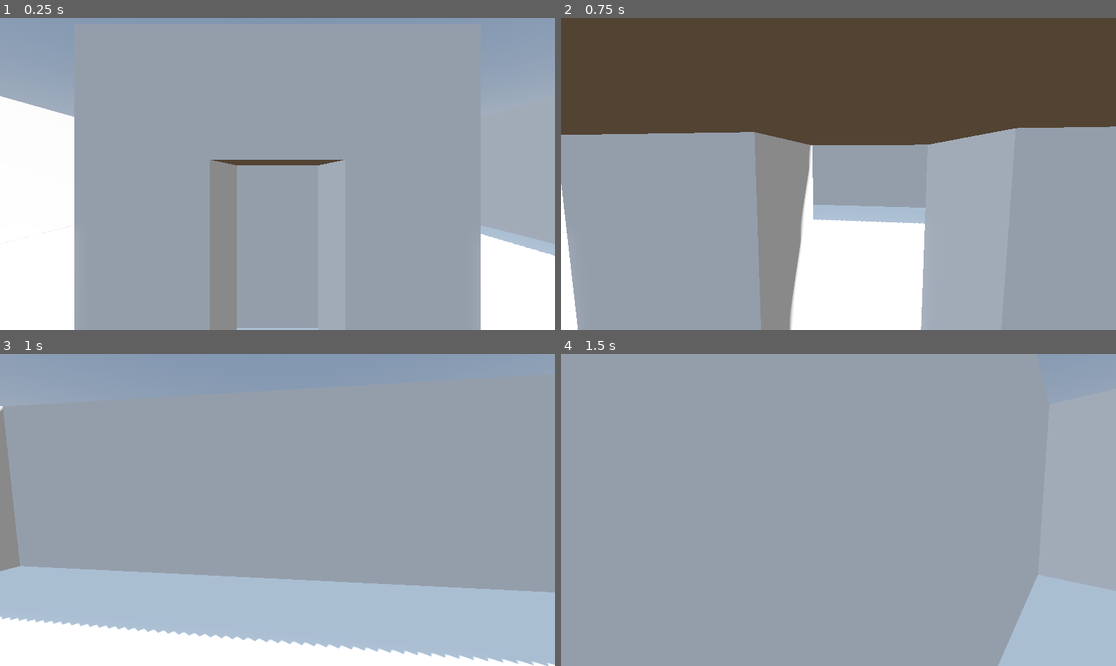
Above: before the commit, frames 1-4 (two rows, left to right).
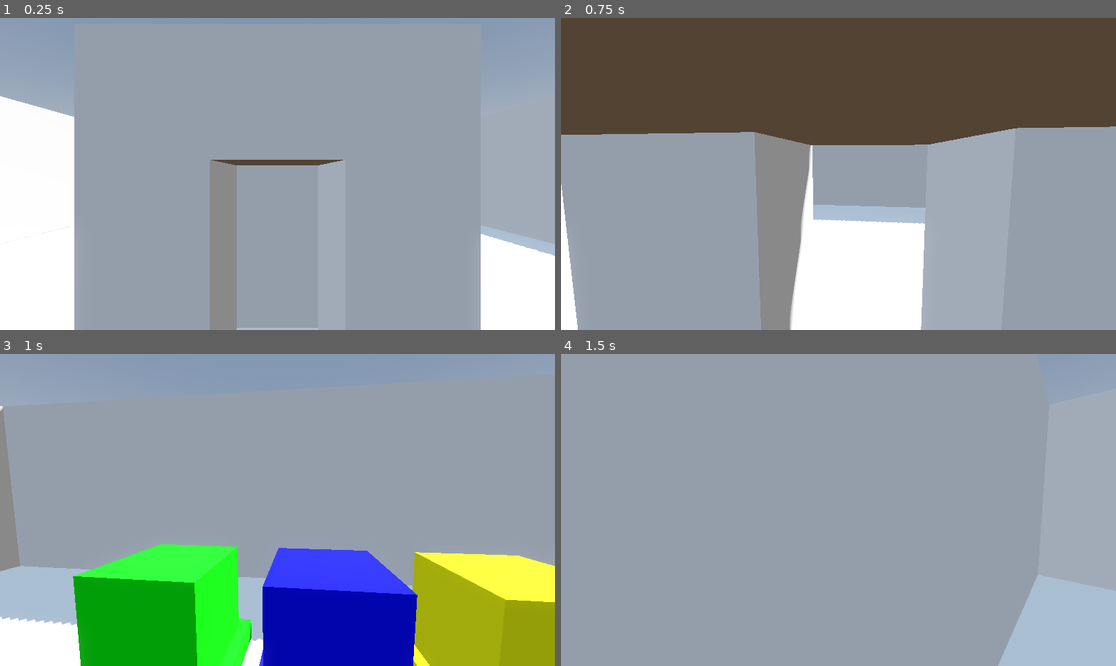
Above: after the commit, the same moments.

Repository: GriffinQ518/ProjectHouse
Game: Godot game, scene res://PrototypeScene/prototype.tscn
The game is run twice, just before and just after one commit, with the same random seed, the same clock (stepped at 60 frames per second) and the same inputs. The project has no main scene, so this scene is started directly.
Inputs (mouse positions are in pixels of both pictures, inside the frame that each line leads up to):
- Up to frame 1 (0.25 s): no input
- Up to frame 2 (0.75 s): tap Enter at 0.5 s; move the mouse to (832, 180) at 0.52 s; hold W (move_forward) from 0.53 s (still down); hold Shift (run_toggle) from 0.53 s (still down)
- Up to frame 3 (1 s): keep holding W (move_forward); keep holding Shift (run_toggle)
- Up to frame 4 (1.5 s): keep holding W (move_forward); move the mouse to (877, 513) at 1.27 s; release Shift (run_toggle) at 1.28 s; tap Shift (run_toggle) at 1.35 s

Frames 1-2 are identical in both runs. In frame 3, 29% of the frame differs, in the area x 13-100%, y 61-100%; in frame 4, nothing differs.

Commit message:
Added pedestals to prototype scene

Diff:
--- a/PrototypeScene/maskhide.tres
+++ b/PrototypeScene/maskhide.tres
@@ -4,8 +4,6 @@
 resource_local_to_scene = true
 render_priority = 1
 transparency = 1
-albedo_color = Color(1, 0, 0, 1)
 stencil_mode = 3
 stencil_flags = 1
 stencil_compare = 2
-stencil_reference = 2
--- /dev/null
+++ b/PrototypeScene/pedestal_maskable.tscn
@@ -0,0 +1,20 @@
+[gd_scene format=3 uid="uid://cpcb36g1stwd"]
+
+[ext_resource type="Material" uid="uid://dfpn8rf4va4kc" path="res://PrototypeScene/maskhide.tres" id="1_8f2nj"]
+
+[sub_resource type="BoxMesh" id="BoxMesh_4jwe4"]
+
+[sub_resource type="BoxMesh" id="BoxMesh_uydqf"]
+
+[node name="PedestalMaskable" type="Node3D" unique_id=9441206]
+
+[node name="PedestalMesh" type="MeshInstance3D" parent="." unique_id=358200012]
+transform = Transform3D(1.25, 0, 0, 0, 0.25, 0, 0, 0, 1.25, 0, 0, 0)
+material_override = ExtResource("1_8f2nj")
+mesh = SubResource("BoxMesh_4jwe4")
+
+[node name="HologramMesh" type="MeshInstance3D" parent="." unique_id=157006505]
+transform = Transform3D(1, 0, 0, 0, 1, 0, 0, 0, 1, 0, 0.625, 0)
+material_override = ExtResource("1_8f2nj")
+transparency = 0.75
+mesh = SubResource("BoxMesh_uydqf")
--- /dev/null
+++ b/PrototypeScene/pedestal_static.tscn
@@ -0,0 +1,29 @@
+[gd_scene format=3 uid="uid://ct58c8wac0qc5"]
+
+[ext_resource type="Material" uid="uid://7l010hnolqtf" path="res://PrototypeScene/static.tres" id="1_bs3ok"]
+
+[sub_resource type="BoxMesh" id="BoxMesh_4jwe4"]
+
+[sub_resource type="BoxMesh" id="BoxMesh_uydqf"]
+
+[sub_resource type="BoxShape3D" id="BoxShape3D_5gvvo"]
+size = Vector3(1.2520142, 0.2520752, 1.251831)
+
+[node name="PedestalStatic" type="StaticBody3D" unique_id=2143746165]
+
+[node name="PedestalMesh" type="MeshInstance3D" parent="." unique_id=358200012]
+transform = Transform3D(1.25, 0, 0, 0, 0.25, 0, 0, 0, 1.25, 0, 0, 0)
+material_override = ExtResource("1_bs3ok")
+cast_shadow = 0
+mesh = SubResource("BoxMesh_4jwe4")
+
+[node name="HologramMesh" type="MeshInstance3D" parent="." unique_id=157006505]
+transform = Transform3D(1, 0, 0, 0, 1, 0, 0, 0, 1, 0, 0.625, 0)
+material_override = ExtResource("1_bs3ok")
+transparency = 0.75
+cast_shadow = 0
+mesh = SubResource("BoxMesh_uydqf")
+
+[node name="PedestalCollision" type="CollisionShape3D" parent="." unique_id=324082538]
+transform = Transform3D(1, 0, 0, 0, 1, 0, 0, 0, 1, 0.0005187988, 0.0017700195, -0.0004272461)
+shape = SubResource("BoxShape3D_5gvvo")
--- a/PrototypeScene/prototype.tscn
+++ b/PrototypeScene/prototype.tscn
@@ -5,6 +5,8 @@
 [ext_resource type="PackedScene" uid="uid://bno2uiyne4jrk" path="res://PrototypeScene/wall_maskable.tscn" id="3_6pnu6"]
 [ext_resource type="PackedScene" uid="uid://bj7g5f8flx8ef" path="res://PrototypeScene/window.tscn" id="4_my86y"]
 [ext_resource type="PackedScene" uid="uid://bnp7r0uf3bqxa" path="res://PrototypeScene/portal.tscn" id="5_my86y"]
+[ext_resource type="PackedScene" uid="uid://cpcb36g1stwd" path="res://PrototypeScene/pedestal_maskable.tscn" id="6_6xwcm"]
+[ext_resource type="PackedScene" uid="uid://ct58c8wac0qc5" path="res://PrototypeScene/pedestal_static.tscn" id="7_sgqbn"]
 
 [sub_resource type="ProceduralSkyMaterial" id="ProceduralSkyMaterial_pu3xe"]
 sky_horizon_color = Color(0.66224277, 0.6717428, 0.6867428, 1)
@@ -37,12 +39,21 @@
 stencil_flags = 1
 stencil_compare = 2
 
-[sub_resource type="StandardMaterial3D" id="StandardMaterial3D_sgqbn"]
+[sub_resource type="StandardMaterial3D" id="StandardMaterial3D_3muws"]
 resource_local_to_scene = true
 stencil_mode = 3
 stencil_flags = 2
 
-[sub_resource type="StandardMaterial3D" id="StandardMaterial3D_liekf"]
+[sub_resource type="StandardMaterial3D" id="StandardMaterial3D_we7ur"]
+resource_local_to_scene = true
+render_priority = 1
+transparency = 1
+albedo_color = Color(0, 0, 1, 1)
+stencil_mode = 3
+stencil_flags = 1
+stencil_compare = 2
+
+[sub_resource type="StandardMaterial3D" id="StandardMaterial3D_ahcpk"]
 resource_local_to_scene = true
 render_priority = 1
 transparency = 1
@@ -50,9 +61,27 @@
 stencil_mode = 3
 stencil_flags = 1
 stencil_compare = 2
+
+[sub_resource type="StandardMaterial3D" id="StandardMaterial3D_wyq0u"]
+resource_local_to_scene = true
+render_priority = 1
+transparency = 1
+albedo_color = Color(1, 1, 0, 1)
+stencil_mode = 3
+stencil_flags = 1
+stencil_compare = 2
+
+[sub_resource type="StandardMaterial3D" id="StandardMaterial3D_qg364"]
+resource_local_to_scene = true
+render_priority = 1
+transparency = 1
+albedo_color = Color(0, 1, 0, 1)
+stencil_mode = 3
+stencil_flags = 1
+stencil_compare = 2
 stencil_reference = 2
 
-[sub_resource type="StandardMaterial3D" id="StandardMaterial3D_3muws"]
+[sub_resource type="StandardMaterial3D" id="StandardMaterial3D_gxhhn"]
 resource_local_to_scene = true
 render_priority = 1
 transparency = 1
@@ -114,48 +143,63 @@
 stencil_compare = 2
 stencil_reference = 4
 
-[sub_resource type="StandardMaterial3D" id="StandardMaterial3D_q33km"]
+[sub_resource type="StandardMaterial3D" id="StandardMaterial3D_cya7v"]
 resource_local_to_scene = true
 stencil_mode = 3
 stencil_flags = 2
 stencil_reference = 4
 
-[sub_resource type="StandardMaterial3D" id="StandardMaterial3D_perbo"]
+[sub_resource type="StandardMaterial3D" id="StandardMaterial3D_x8m73"]
 resource_local_to_scene = true
 albedo_color = Color(1, 0, 0, 1)
 ao_enabled = true
 
-[sub_resource type="StandardMaterial3D" id="StandardMaterial3D_hmuag"]
+[sub_resource type="StandardMaterial3D" id="StandardMaterial3D_3ak1f"]
 resource_local_to_scene = true
 albedo_color = Color(1, 0, 0, 1)
 ao_enabled = true
 
-[sub_resource type="StandardMaterial3D" id="StandardMaterial3D_6h55j"]
+[sub_resource type="StandardMaterial3D" id="StandardMaterial3D_5p8u2"]
+resource_local_to_scene = true
+albedo_color = Color(0, 0, 1, 1)
+ao_enabled = true
+
+[sub_resource type="StandardMaterial3D" id="StandardMaterial3D_ccrll"]
 resource_local_to_scene = true
 albedo_color = Color(0, 1, 0, 1)
 ao_enabled = true
 
-[sub_resource type="StandardMaterial3D" id="StandardMaterial3D_nrt17"]
+[sub_resource type="StandardMaterial3D" id="StandardMaterial3D_vy7in"]
+resource_local_to_scene = true
+albedo_color = Color(1, 1, 0, 1)
+ao_enabled = true
+
+[sub_resource type="StandardMaterial3D" id="StandardMaterial3D_hvxp4"]
 resource_local_to_scene = true
 albedo_color = Color(0, 1, 0, 1)
 ao_enabled = true
 
-[sub_resource type="StandardMaterial3D" id="StandardMaterial3D_cya7v"]
+[sub_resource type="StandardMaterial3D" id="StandardMaterial3D_st8or"]
+resource_local_to_scene = true
+albedo_color = Color(0, 1, 0, 1)
+ao_enabled = true
+
+[sub_resource type="StandardMaterial3D" id="StandardMaterial3D_fafct"]
 resource_local_to_scene = true
 albedo_color = Color(0, 0, 1, 1)
 ao_enabled = true
 
-[sub_resource type="StandardMaterial3D" id="StandardMaterial3D_x8m73"]
+[sub_resource type="StandardMaterial3D" id="StandardMaterial3D_kn8h6"]
 resource_local_to_scene = true
 albedo_color = Color(0, 0, 1, 1)
 ao_enabled = true
 
-[sub_resource type="StandardMaterial3D" id="StandardMaterial3D_3ak1f"]
+[sub_resource type="StandardMaterial3D" id="StandardMaterial3D_pf1ak"]
 resource_local_to_scene = true
 albedo_color = Color(1, 1, 0, 1)
 ao_enabled = true
 
-[sub_resource type="StandardMaterial3D" id="StandardMaterial3D_5p8u2"]
+[sub_resource type="StandardMaterial3D" id="StandardMaterial3D_awx6e"]
 resource_local_to_scene = true
 albedo_color = Color(1, 1, 0, 1)
 ao_enabled = true
@@ -210,34 +254,61 @@
 
 [node name="WallLeft" parent="StartingArea/Portal1" unique_id=505617316 instance=ExtResource("3_6pnu6")]
 transform = Transform3D(1, 0, 0, 0, 2, 0, 0, 0, 1, -1, 1, 0)
-material_override = SubResource("StandardMaterial3D_my86y")
+material_override = SubResource("StandardMaterial3D_sgqbn")
 
 [node name="WallRight" parent="StartingArea/Portal1" unique_id=605443077 instance=ExtResource("3_6pnu6")]
 transform = Transform3D(1, 0, 0, 0, 2, 0, 0, 0, 1, 1, 1, 0)
-material_override = SubResource("StandardMaterial3D_6xwcm")
+material_override = SubResource("StandardMaterial3D_liekf")
 
 [node name="Window" parent="StartingArea/Portal1" unique_id=1887535040 instance=ExtResource("4_my86y")]
 transform = Transform3D(0.5, 0, 0, 0, -4.371139e-08, -1, 0, 1, -4.371139e-08, 0, 1, 0.5)
-material_override = SubResource("StandardMaterial3D_sgqbn")
+material_override = SubResource("StandardMaterial3D_3muws")
 
 [node name="Portal" parent="StartingArea/Portal1" unique_id=732458010 instance=ExtResource("5_my86y")]
 transform = Transform3D(1, 0, 0, 0, 2, 0, 0, 0, 0.1, 0, 1, 1)
 offset = Vector3(0, 0, -16)
 
+[node name="PedestalMaskable" parent="StartingArea/Portal1" unique_id=9441206 instance=ExtResource("6_6xwcm")]
+transform = Transform3D(1, 0, 0, 0, 1, 0, 0, 0, 1, 0, 0.125, -5)
+
+[node name="PedestalMesh" parent="StartingArea/Portal1/PedestalMaskable" index="0" unique_id=358200012]
+material_override = SubResource("StandardMaterial3D_we7ur")
+
+[node name="HologramMesh" parent="StartingArea/Portal1/PedestalMaskable" index="1" unique_id=157006505]
+material_override = SubResource("StandardMaterial3D_we7ur")
+
+[node name="PedestalMaskable2" parent="StartingArea/Portal1" unique_id=380478656 instance=ExtResource("6_6xwcm")]
+transform = Transform3D(1, 0, 0, 0, 1, 0, 0, 0, 1, -1.5, 0.125, -5)
+
+[node name="PedestalMesh" parent="StartingArea/Portal1/PedestalMaskable2" index="0" unique_id=358200012]
+material_override = SubResource("StandardMaterial3D_ahcpk")
+
+[node name="HologramMesh" parent="StartingArea/Portal1/PedestalMaskable2" index="1" unique_id=157006505]
+material_override = SubResource("StandardMaterial3D_ahcpk")
+
+[node name="PedestalMaskable3" parent="StartingArea/Portal1" unique_id=1901992671 instance=ExtResource("6_6xwcm")]
+transform = Transform3D(1, 0, 0, 0, 1, 0, 0, 0, 1, 1.5, 0.125, -5)
+
+[node name="PedestalMesh" parent="StartingArea/Portal1/PedestalMaskable3" index="0" unique_id=358200012]
+material_override = SubResource("StandardMaterial3D_wyq0u")
+
+[node name="HologramMesh" parent="StartingArea/Portal1/PedestalMaskable3" index="1" unique_id=157006505]
+material_override = SubResource("StandardMaterial3D_wyq0u")
+
 [node name="Portal2" type="Node3D" parent="StartingArea" unique_id=2082496304]
 transform = Transform3D(-4.371139e-08, 0, 1, 0, 1, 0, -1, 0, -4.371139e-08, 0, 0, 0)
 
 [node name="WallLeft" parent="StartingArea/Portal2" unique_id=1076241412 instance=ExtResource("3_6pnu6")]
 transform = Transform3D(1, 0, 0, 0, 2, 0, 0, 0, 1, -1, 1, 0)
-material_override = SubResource("StandardMaterial3D_liekf")
+material_override = SubResource("StandardMaterial3D_qg364")
 
 [node name="WallRight" parent="StartingArea/Portal2" unique_id=397188008 instance=ExtResource("3_6pnu6")]
 transform = Transform3D(1, 0, 0, 0, 2, 0, 0, 0, 1, 1, 1, 0)
-material_override = SubResource("StandardMaterial3D_3muws")
+material_override = SubResource("StandardMaterial3D_gxhhn")
 
 [node name="Window" parent="StartingArea/Portal2" unique_id=203548207 instance=ExtResource("4_my86y")]
 transform = Transform3D(0.5, 0, 0, 0, -4.371139e-08, -1, 0, 1, -4.371139e-08, 0, 1, 0.5)
-material_override = SubResource("StandardMaterial3D_we7ur")
+material_override = SubResource("StandardMaterial3D_4vc0n")
 
 [node name="Portal2" parent="StartingArea/Portal2" unique_id=796102975 instance=ExtResource("5_my86y")]
 transform = Transform3D(1, 0, 0, 0, 2, 0, 0, 0, 0.1, 0, 1, 1)
@@ -332,6 +403,33 @@
 transform = Transform3D(1, 0, 0, 0, 2, 0, 0, 0, 0.1, 0, 1, 1.5)
 offset = Vector3(0, 0, 16)
 
+[node name="PedestalStatic" parent="FirstArea" unique_id=2143746165 instance=ExtResource("7_sgqbn")]
+transform = Transform3D(1, 0, 0, 0, 1, 0, 0, 0, 1, 0, 0.125, -5)
+
+[node name="PedestalMesh" parent="FirstArea/PedestalStatic" index="0" unique_id=358200012]
+material_override = SubResource("StandardMaterial3D_5p8u2")
+
+[node name="HologramMesh" parent="FirstArea/PedestalStatic" index="1" unique_id=157006505]
+material_override = SubResource("StandardMaterial3D_5p8u2")
+
+[node name="PedestalStatic2" parent="FirstArea" unique_id=1981217200 instance=ExtResource("7_sgqbn")]
+transform = Transform3D(1, 0, 0, 0, 1, 0, 0, 0, 1, -1.5, 0.125, -5)
+
+[node name="PedestalMesh" parent="FirstArea/PedestalStatic2" index="0" unique_id=358200012]
+material_override = SubResource("StandardMaterial3D_ccrll")
+
+[node name="HologramMesh" parent="FirstArea/PedestalStatic2" index="1" unique_id=157006505]
+material_override = SubResource("StandardMaterial3D_ccrll")
+
+[node name="PedestalStatic3" parent="FirstArea" unique_id=783375960 instance=ExtResource("7_sgqbn")]
+transform = Transform3D(1, 0, 0, 0, 1, 0, 0, 0, 1, 1.5, 0.125, -5)
+
+[node name="PedestalMesh" parent="FirstArea/PedestalStatic3" index="0" unique_id=358200012]
+material_override = SubResource("StandardMaterial3D_vy7in")
+
+[node name="HologramMesh" parent="FirstArea/PedestalStatic3" index="1" unique_id=157006505]
+material_override = SubResource("StandardMaterial3D_vy7in")
+
 [node name="SecondArea" type="Node3D" parent="." unique_id=1153818236]
 transform = Transform3D(1, 0, 0, 0, 1, 0, 0, 0, 1, -16, 0, 0)
 
@@ -362,13 +460,13 @@
 transform = Transform3D(1, 0, 0, 0, 2, 0, 0, 0, 1, 0, 1, 1)
 
 [node name="WallMesh" parent="SecondArea/Statics/GreenLeft" index="0" unique_id=475919161]
-material_override = SubResource("StandardMaterial3D_6h55j")
+material_override = SubResource("StandardMaterial3D_hvxp4")
 
 [node name="GreenRight" parent="SecondArea/Statics" unique_id=1182374660 instance=ExtResource("2_pu3xe")]
 transform = Transform3D(1, 0, 0, 0, 2, 0, 0, 0, 1, 0, 1, -1)
 
 [node name="WallMesh" parent="SecondArea/Statics/GreenRight" index="0" unique_id=475919161]
-material_override = SubResource("StandardMaterial3D_nrt17")
+material_override = SubResource("StandardMaterial3D_st8or")
 
 [node name="PillarBackLeft" parent="SecondArea/Statics" unique_id=685674607 instance=ExtResource("2_pu3xe")]
 transform = Transform3D(1, 0, 0, 0, 2, 0, 0, 0, 1, -1, 1, -1)
@@ -413,13 +511,13 @@
 transform = Transform3D(1, 0, 0, 0, 2, 0, 0, 0, 1, 1, 1, 0)
 
 [node name="WallMesh" parent="ThirdArea/Statics/BlueLeft" index="0" unique_id=475919161]
-material_override = SubResource("StandardMaterial3D_cya7v")
+material_override = SubResource("StandardMaterial3D_fafct")
 
 [node name="BlueRight" parent="ThirdArea/Statics" unique_id=533253629 instance=ExtResource("2_pu3xe")]
 transform = Transform3D(1, 0, 0, 0, 2, 0, 0, 0, 1, -1, 1, 0)
 
 [node name="WallMesh" parent="ThirdArea/Statics/BlueRight" index="0" unique_id=475919161]
-material_override = SubResource("StandardMaterial3D_x8m73")
+material_override = SubResource("StandardMaterial3D_kn8h6")
 
 [node name="PillarBackLeft" parent="ThirdArea/Statics" unique_id=1436943371 instance=ExtResource("2_pu3xe")]
 transform = Transform3D(1, 0, 0, 0, 2, 0, 0, 0, 1, -1, 1, -1)
@@ -464,13 +562,13 @@
 transform = Transform3D(1, 0, 0, 0, 2, 0, 0, 0, 1, 0, 1, -1)
 
 [node name="WallMesh" parent="FourthArea/Statics/YellowLeft" index="0" unique_id=475919161]
-material_override = SubResource("StandardMaterial3D_3ak1f")
+material_override = SubResource("StandardMaterial3D_pf1ak")
 
 [node name="YellowRight" parent="FourthArea/Statics" unique_id=1021638099 instance=ExtResource("2_pu3xe")]
 transform = Transform3D(1, 0, 0, 0, 2, 0, 0, 0, 1, 0, 1, 1)
 
 [node name="WallMesh" parent="FourthArea/Statics/YellowRight" index="0" unique_id=475919161]
-material_override = SubResource("StandardMaterial3D_5p8u2")
+material_override = SubResource("StandardMaterial3D_awx6e")
 
 [node name="PillarBackLeft" parent="FourthArea/Statics" unique_id=1377466710 instance=ExtResource("2_pu3xe")]
 transform = Transform3D(1, 0, 0, 0, 2, 0, 0, 0, 1, -1, 1, -1)
@@ -485,8 +583,14 @@
 transform = Transform3D(-4.371139e-08, 0, 0.1, 0, 2, 0, -1, 0, -4.371139e-09, 14.5, 1, 0)
 offset = Vector3(-16, 0, 0)
 
+[editable path="StartingArea/Portal1/PedestalMaskable"]
+[editable path="StartingArea/Portal1/PedestalMaskable2"]
+[editable path="StartingArea/Portal1/PedestalMaskable3"]
 [editable path="FirstArea/Statics/RedLeft"]
 [editable path="FirstArea/Statics/RedRight"]
+[editable path="FirstArea/PedestalStatic"]
+[editable path="FirstArea/PedestalStatic2"]
+[editable path="FirstArea/PedestalStatic3"]
 [editable path="SecondArea/Statics/GreenLeft"]
 [editable path="SecondArea/Statics/GreenRight"]
 [editable path="ThirdArea/Statics/BlueLeft"]
Not shown: 9 places in PrototypeScene/prototype.tscn that only renumber resources
